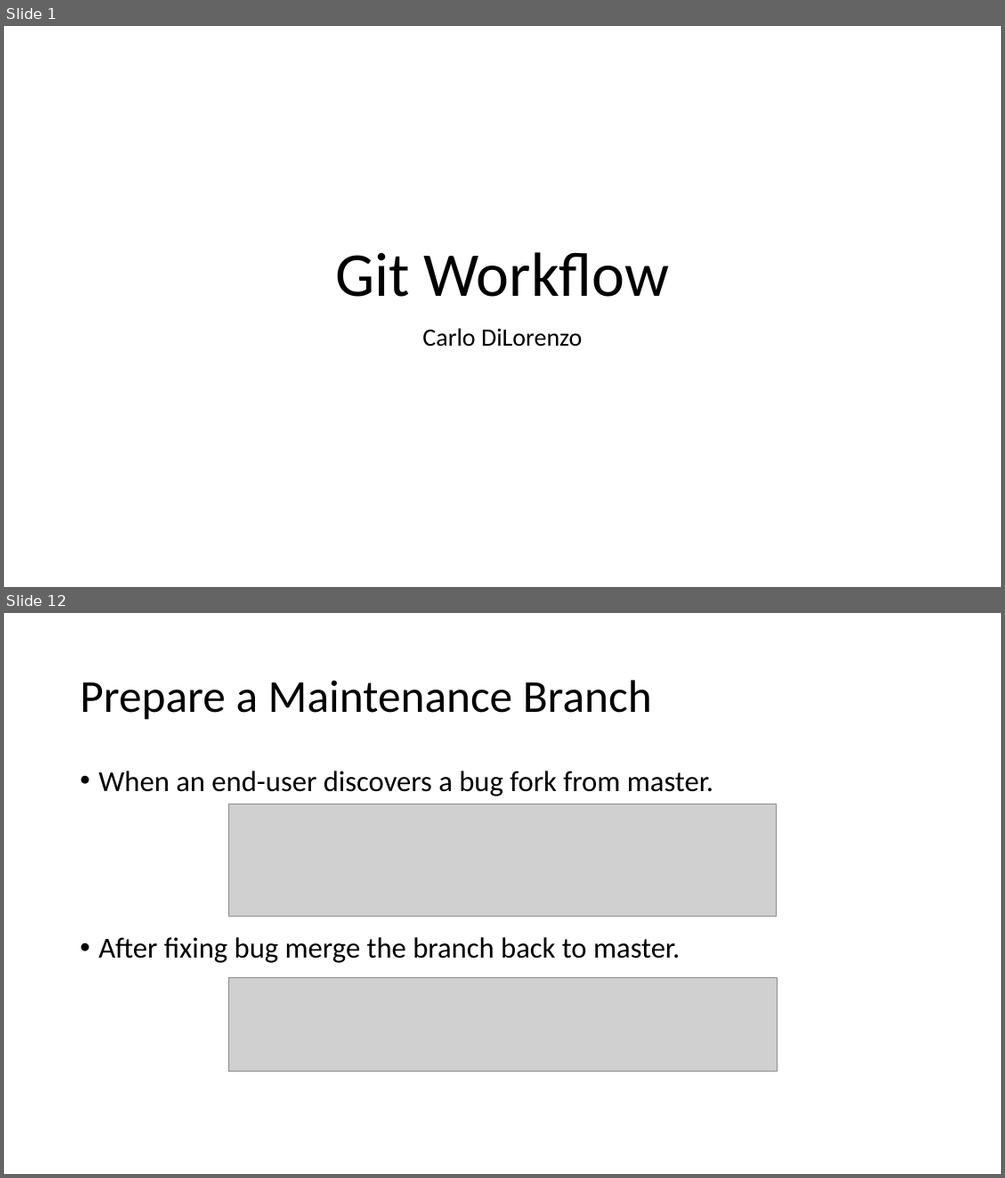
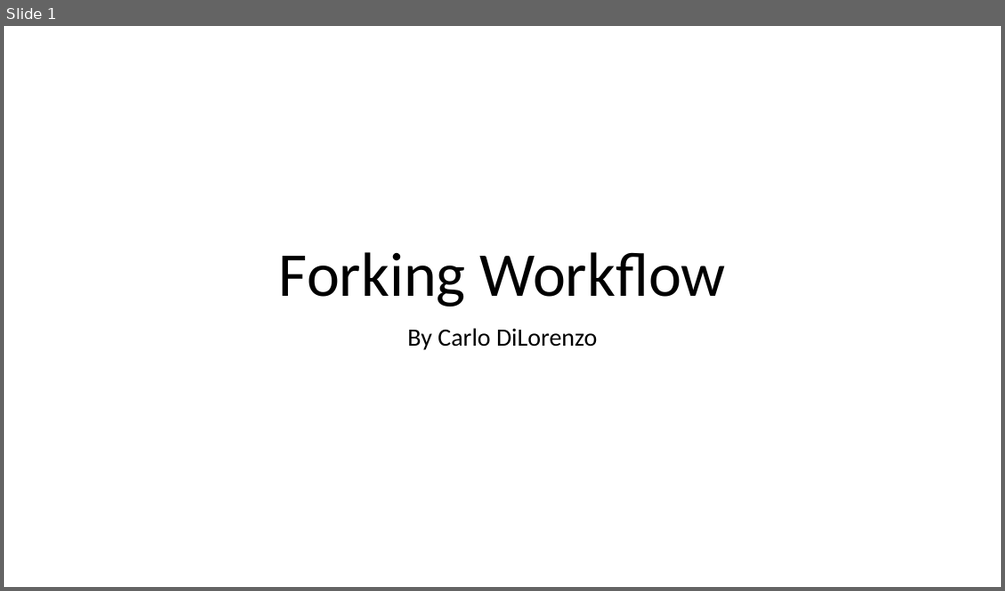
Before and after one commit to dilorc2/forkgitworkflow.github.io, a slide deck: files/GitWorkflow.pptx. Shown one above the other, each under a label of ours: slides 1 and 12 before the commit, slide 1 after it; the slides between them are not shown. The pictures are 1005x1178 and 1005x591 pixels, drawn with LibreOffice and Linux fonts; fonts in the diff are those of the drawing; grey boxes stand for pictures. Boxes give left, top, right and bottom in pixels: in the first picture for what was removed or moved away, otherwise in the second. Text is boxed around its words. In the diff, an @@ line names an element or a change of style, - is before the commit and + after.

```diff
--- a/files/GitWorkflow.pptx
+++ b/files/GitWorkflow.pptx
@@ slide 12 removed at box(4, 613, 1001, 1174), background #FFFFFF @@
@@ title removed at box(80, 680, 652, 720) @@
-Prepare a Maintenance Branch
@@ text removed at box(98, 771, 713, 963) @@
-• When an end-user discovers a bug fork from master.
-• After fixing bug merge the branch back to master.
@@ picture removed at box(229, 803, 777, 916) @@
@@ picture removed at box(228, 978, 777, 1071) @@
@@ slide 1 changed as well @@
@@ title at box(279, 252, 726, 306): text changed @@
-Git Workflow
+Forking Workflow
@@ subtitle at box(407, 328, 597, 350): text changed @@
-Carlo DiLorenzo
+By Carlo DiLorenzo
```
Also in this commit, not shown: 1 other slide changed, 6 slides added, 9 other slides removed, 4 other files.
